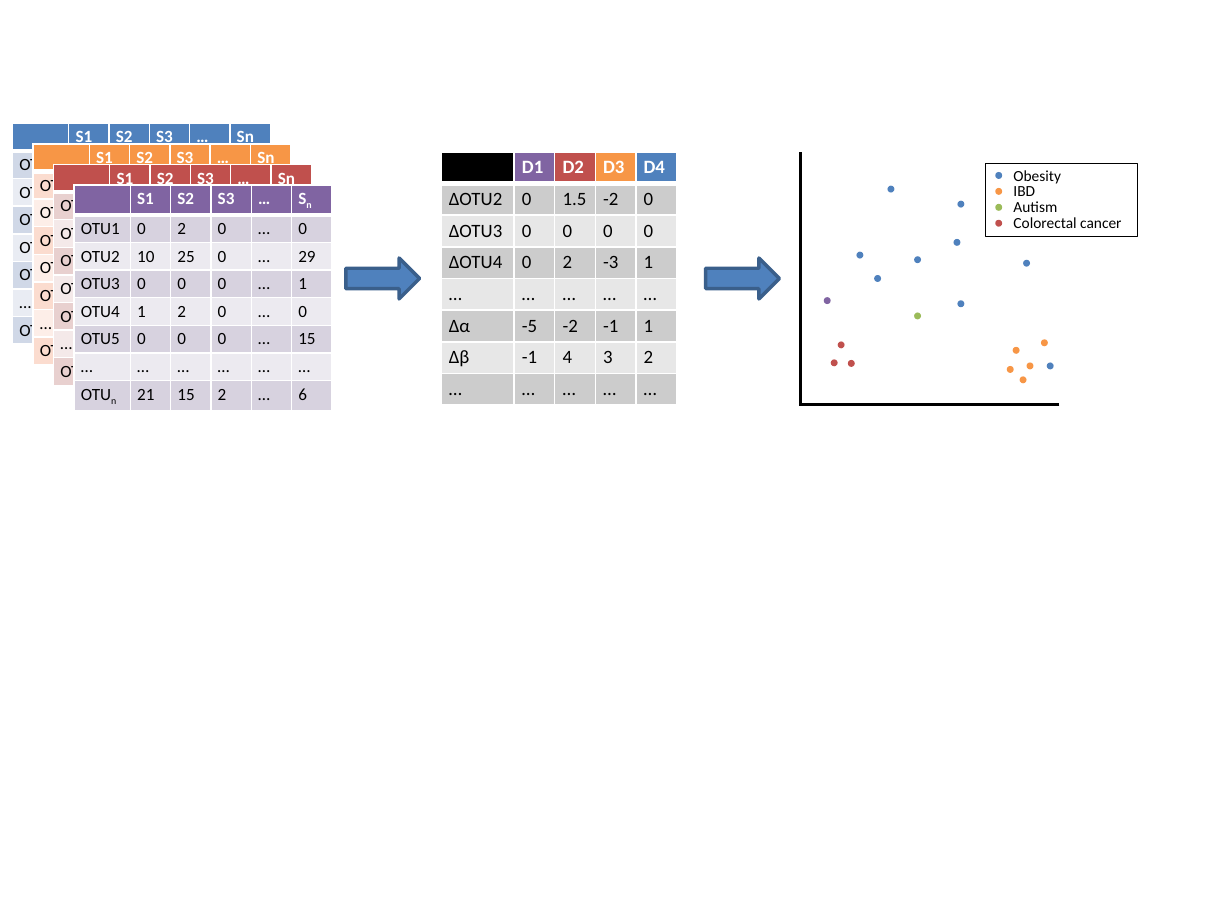
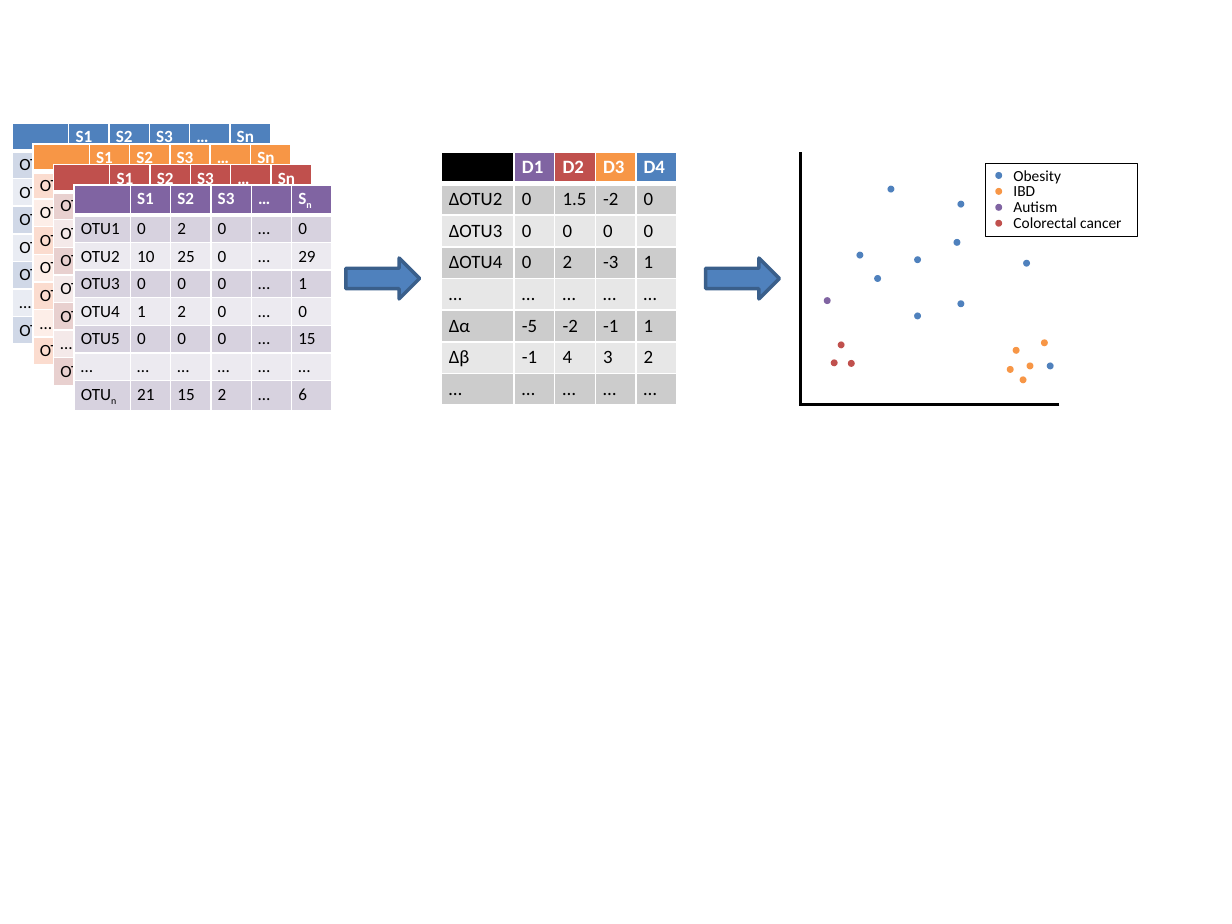
Before and after one commit to cduvallet/phd-docs, a slide deck: slide 2 of figures/figures.pptx. Drawn at 1232x924 pixels with LibreOffice and Linux fonts; fonts in the diff are those of the drawing. Boxes give left, top, right and bottom in pixels: in the first picture for what was removed or moved away, otherwise in the second. Text is boxed around its words. In the diff, an @@ line names an element or a change of style, - is before the commit and + after.

```diff
--- a/figures/figures.pptx
+++ b/figures/figures.pptx
@@ ellipse at <box>995,203,1003,211</box>: fill #9BBB59 to #8064A2 @@
@@ ellipse at <box>914,313,922,320</box>: fill #9BBB59 to #4F81BD @@
```
Also in this commit, not shown: 2 slides added, 1 slide removed, 9 other files.
